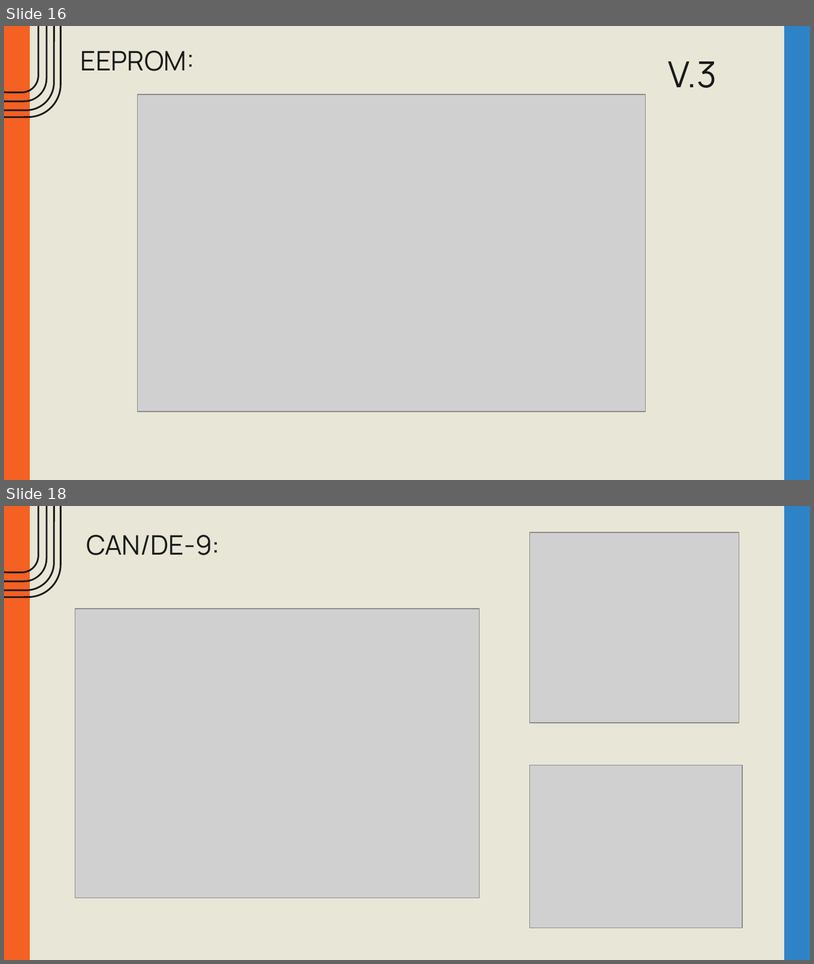
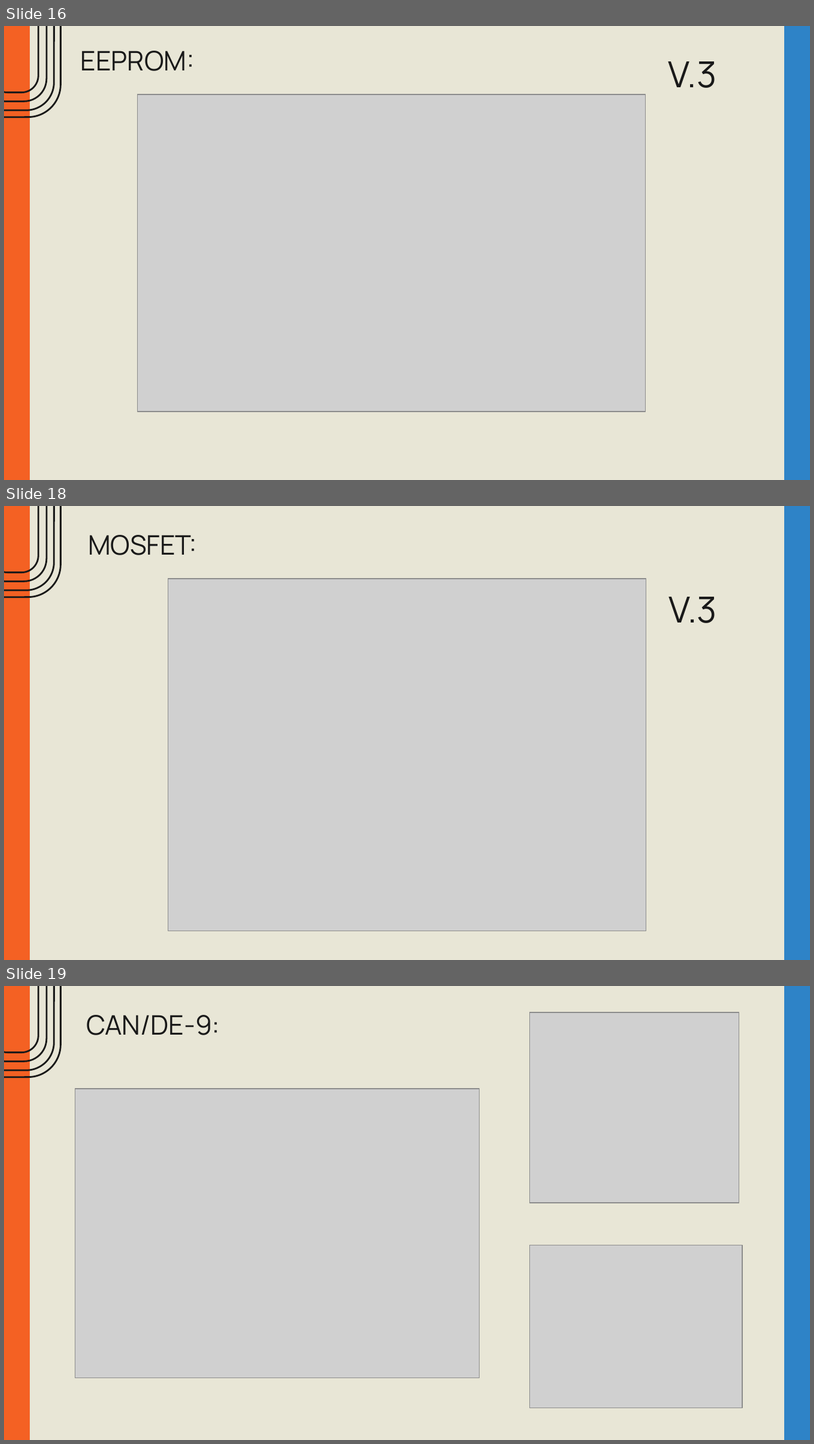
Before and after one commit to EDD2526/edd-project-grup-dijous-dj_d_seients, a slide deck: EINES DE DISSENY – PROJECTE V.5.pptx. Shown one above the other, each under a label of ours: slides 16 and 18 before the commit, slides 16, 18 and 19 after it; the slides between them are not shown. The pictures are 814x964 and 814x1444 pixels, drawn with LibreOffice and Linux fonts; fonts in the diff are those of the drawing; grey boxes stand for pictures. Boxes give left, top, right and bottom in pixels: in the first picture for what was removed or moved away, otherwise in the second. Text is boxed around its words. In the diff, an @@ line names an element or a change of style, - is before the commit and + after.

```diff
--- a/EINES DE DISSENY – PROJECTE V.5.pptx
+++ b/EINES DE DISSENY – PROJECTE V.5.pptx
@@ slide 18 added at bbox=[4, 506, 810, 960], background #E8E6D6; not listed: 6 template elements that a slide beside it also shows @@
@@ title added at bbox=[88, 535, 197, 555], 24 pt, text #191919 @@
+MOSFET:
@@ picture added at bbox=[168, 579, 647, 930] @@
@@ text added at bbox=[669, 597, 717, 623], 32 pt, text #191919 @@
+V.3
@@ what was slide 18 is now slide 19 @@
```
Also in this commit, not shown: 4 slides changed, 2 other slides added, 1 slide removed, 1 other file.
